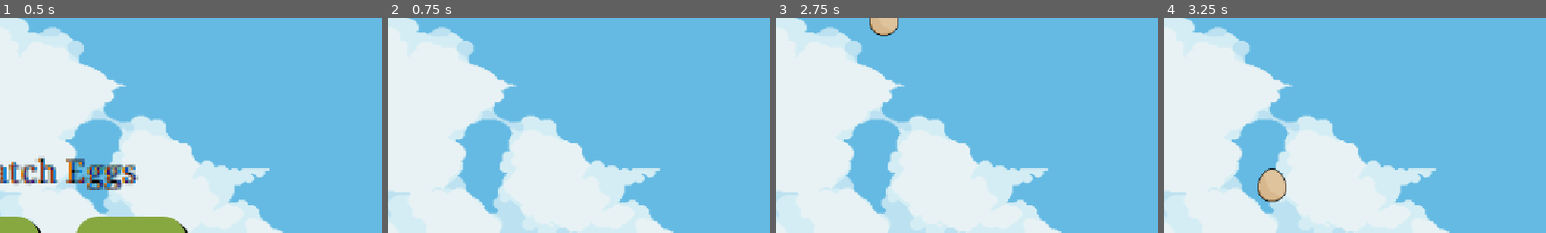
Above: before the commit, frames 1-4 (left to right).
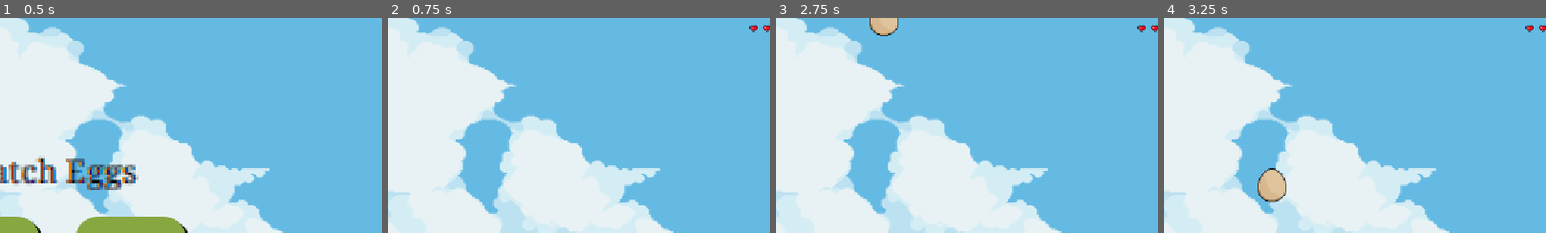
Above: after the commit, the same moments.

Repository: fattsyarifullah-hub/Catch-eggs
Game: Godot game, scene res://Scenes/menu.tscn
Two runs of this game, one before a commit and one after it. Both use one fixed random seed, a clock stepped at 60 frames per second and the inputs below.
Inputs:
- Up to frame 1 (0.5 s): no input
- Up to frame 2 (0.75 s): click "Start" at 0.5 s
- Up to frame 3 (2.75 s): tap Enter at 1.25 s; hold Right (Move_right) 1.28-2.03 s; hold Left (move_left) from 2.03 s (still down)
- Up to frame 4 (3.25 s): release Left (move_left) at 2.78 s; hold Right (Move_right) from 2.78 s (still down)
The pictures show only the part of the screen within x 50-100%, y 2-52%; the shares and areas given below are measured in that part.

Frame 1 is identical in both runs. In frame 2, 0.1% of the frame differs, in the area x 94-100%, y 3-7%; in frame 3, 0.1%; in frame 4, 0.1%.
Error after the commit: Invalid assignment of property or key 'text' with value of type 'String' on a base object of type 'null instance'. (res://Scripts/main.gd:34)

Commit message:
feat(audio): Tambahkan audio heart dan fitur icon heart

Diff:
--- a/Scenes/main.tscn
+++ b/Scenes/main.tscn
@@ -7,9 +7,11 @@
 [ext_resource type="Script" uid="uid://g7j2xocv2mfh" path="res://Scripts/egg_spawn_time.gd" id="3_kry3j"]
 [ext_resource type="Script" uid="uid://becyl556a73vn" path="res://Scripts/ground.gd" id="4_21xkr"]
 [ext_resource type="FontFile" uid="uid://bw8b0gjw8vkmm" path="res://assets/fonts/CoralPixels-Regular.ttf" id="4_344ge"]
+[ext_resource type="Texture2D" uid="uid://bsbnlpsyjk4le" path="res://assets/images/heart-fill.png" id="5_d1ilt"]
 [ext_resource type="FontFile" uid="uid://cif4bc46esbxc" path="res://assets/fonts/Jacquard24-Regular.ttf" id="7_6bp64"]
 [ext_resource type="AudioStream" uid="uid://d0pw3edngiid4" path="res://assets/Sounds/Jeremy Blake - Powerup! ♫ NO COPYRIGHT 8-bit Music.mp3" id="9_ynf5e"]
 [ext_resource type="AudioStream" uid="uid://c0qb6yn1ld4xr" path="res://assets/Sounds/amazing-reward-sound-effect.mp3" id="10_hptm8"]
+[ext_resource type="AudioStream" uid="uid://dk8cxtl3j0liu" path="res://assets/Sounds/Deathcut.mp3" id="12_6iyac"]
 
 [sub_resource type="LabelSettings" id="LabelSettings_344ge"]
 line_spacing = 5.0
@@ -18,11 +20,6 @@
 font_color = Color(0.22352941, 0.5921569, 0.16862746, 1)
 outline_size = 7
 shadow_color = Color(0.56078434, 0, 0.6392157, 0)
-
-[sub_resource type="LabelSettings" id="LabelSettings_sw2cc"]
-font = ExtResource("4_344ge")
-font_size = 24
-font_color = Color(0.22352941, 0.5921569, 0.16862746, 1)
 
 [sub_resource type="LabelSettings" id="LabelSettings_21xkr"]
 font = ExtResource("4_344ge")
@@ -109,16 +106,6 @@
 text = "Score : 0"
 label_settings = SubResource("LabelSettings_344ge")
 
-[node name="HeartLabel" type="Label" parent="UI" unique_id=1922764623]
-texture_filter = 1
-layout_mode = 0
-offset_left = 1177.0
-offset_top = 19.0
-offset_right = 1243.5217
-offset_bottom = 53.0
-label_settings = SubResource("LabelSettings_sw2cc")
-horizontal_alignment = 1
-
 [node name="GameOverLabel" type="Label" parent="UI" unique_id=1509327481]
 texture_filter = 1
 layout_mode = 0
@@ -130,6 +117,38 @@
 label_settings = SubResource("LabelSettings_21xkr")
 horizontal_alignment = 1
 vertical_alignment = 1
+
+[node name="HBoxContainer" type="HBoxContainer" parent="UI" unique_id=593591598]
+layout_mode = 0
+offset_left = 1119.0
+offset_top = 9.0
+offset_right = 1274.0
+offset_bottom = 55.0
+
+[node name="Heart1" type="TextureRect" parent="UI/HBoxContainer" unique_id=789350627]
+layout_mode = 2
+texture = ExtResource("5_d1ilt")
+stretch_mode = 3
+
+[node name="Heart2" type="TextureRect" parent="UI/HBoxContainer" unique_id=1302228741]
+layout_mode = 2
+texture = ExtResource("5_d1ilt")
+stretch_mode = 3
+
+[node name="Heart3" type="TextureRect" parent="UI/HBoxContainer" unique_id=209729734]
+layout_mode = 2
+texture = ExtResource("5_d1ilt")
+stretch_mode = 3
+
+[node name="Heart4" type="TextureRect" parent="UI/HBoxContainer" unique_id=1420502390]
+layout_mode = 2
+texture = ExtResource("5_d1ilt")
+stretch_mode = 3
+
+[node name="Heart5" type="TextureRect" parent="UI/HBoxContainer" unique_id=653891403]
+layout_mode = 2
+texture = ExtResource("5_d1ilt")
+stretch_mode = 3
 
 [node name="Ground" type="Area2D" parent="." unique_id=62333972]
 collision_layer = 4
@@ -169,6 +188,11 @@
 [node name="ScoreSound" type="AudioStreamPlayer2D" parent="." unique_id=1163900299]
 stream = ExtResource("10_hptm8")
 
+[node name="HeartDecreSound" type="AudioStreamPlayer2D" parent="." unique_id=1107157715]
+stream = ExtResource("12_6iyac")
+volume_db = 24.0
+
+[connection signal="area_entered" from="Ground" to="." method="_on_ground_area_entered"]
 [connection signal="area_entered" from="Ground" to="Ground" method="_on_area_entered"]
 [connection signal="timeout" from="EggSpawnTime/Timer" to="EggSpawnTime" method="_on_spawn_timer_timeout"]
 [connection signal="pressed" from="RestartButton" to="." method="_on_restart_button_pressed"]
--- a/Scripts/main.gd
+++ b/Scripts/main.gd
@@ -1,11 +1,23 @@
 extends Node2D
 
 var score := 0
-var life := 5
+var life : int = 5
+
+var texture_fill = preload("res://assets/images/heart-fill.png")
+var texture_blank = preload("res://assets/images/heart-blank.png")
+
+@onready var hearts: Array = [
+	$UI/HBoxContainer/Heart1,
+	$UI/HBoxContainer/Heart2,
+	$UI/HBoxContainer/Heart3,
+	$UI/HBoxContainer/Heart4,
+	$UI/HBoxContainer/Heart5
+]
 
 @onready var gameover_label: Label = $UI/GameOverLabel
 @onready var restart_button: Button = $RestartButton
 @onready var score_sound: AudioStreamPlayer2D = $ScoreSound
+@onready var heart_sound: AudioStreamPlayer2D = $HeartDecreSound
 
 # Called when the node enters the scene tree for the first time.
 func _ready() :
@@ -26,26 +38,43 @@
 
 	$UI/ScoreLabel.text = "Score : " + str(score)
 
-func lose_life() :
-	life -= 1
-
-	health_life()
-
-	if life <= 0 :
-		game_over()
-
-
 func play_score_sound() :
 	score_sound.play()
 
-func game_over() :
+
+func play_heart_sound() :
+	heart_sound.play()
+
+func _on_restart_button_pressed():
+	get_tree().paused = false
+	get_tree().reload_current_scene()
+
+
+func _on_ground_area_entered(area: Area2D) -> void:
+	if area.is_in_group("Egg") or area.name.begins_with("Eggs"):
+		area.queue_free()
+
+		lose_health()
+
+func lose_health() -> void :
+	if life > 0:
+		life -= 1
+		play_heart_sound()
+		update_UI_health()
+
+	if life <= 0:
+		game_over()
+
+func update_UI_health() -> void:
+	for i in range(hearts.size()) :
+		if i < life :
+			hearts[i].texture = texture_fill
+		else :
+			hearts[i].texture = texture_blank
+
+func game_over() -> void :
 	restart_button.show()
 	gameover_label.show()
 	$EggSpawnTime/Timer.stop()
 	$Player.can_move = false
 	get_tree().paused = true
-
-
-func _on_restart_button_pressed():
-	get_tree().paused = false
-	get_tree().reload_current_scene()
Not shown, added: assets/Sounds/Deathcut.mp3.import
Binary file added: assets/images/heart-blank.png
Not shown, added: assets/images/heart-blank.png.import
Binary file added: assets/images/heart-fill.png
Not shown, added: assets/images/heart-fill.png.import
Not shown, added: assets/Sounds/Deathcut.mp3
